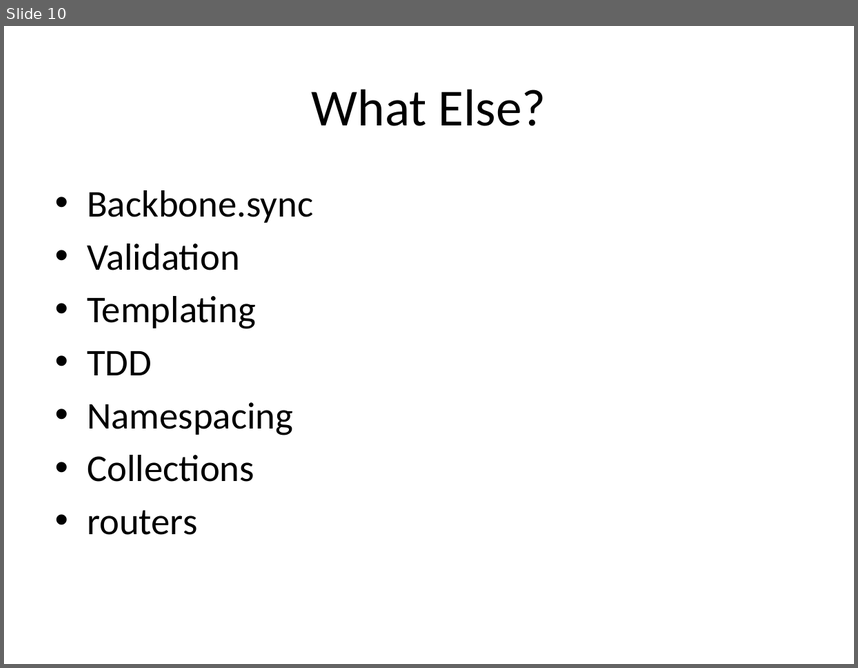
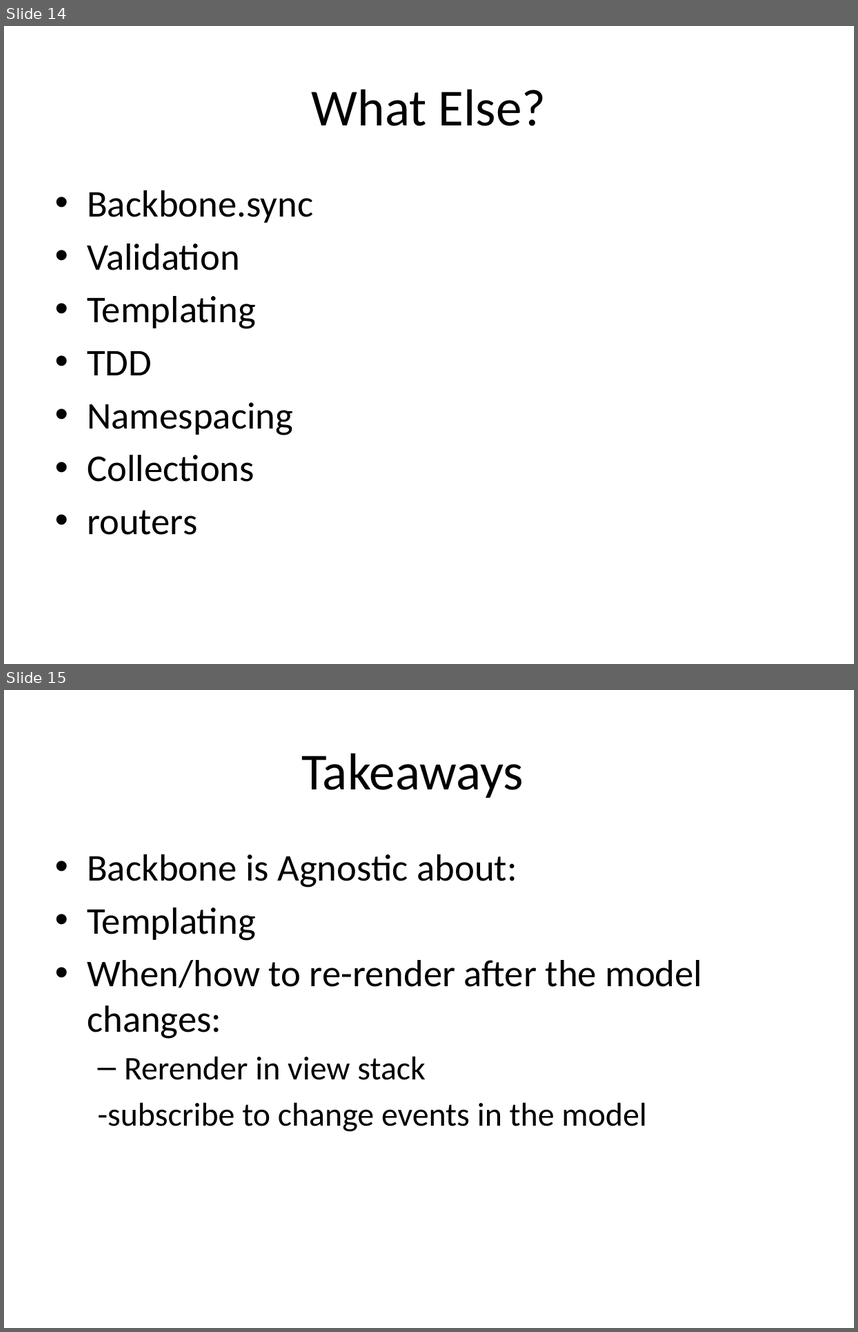
Before and after one commit to jkoynok/TechFest.BackBone, a slide deck: TechFest.Backbone/tf.backbone.pptx. Shown one above the other, each under a label of ours: slide 10 before the commit, slides 14 and 15 after it. The pictures are 858x668 and 858x1332 pixels, drawn with LibreOffice and Linux fonts; fonts in the diff are those of the drawing. Boxes give left, top, right and bottom in pixels: in the first picture for what was removed or moved away, otherwise in the second. Text is boxed around its words. In the diff, an @@ line names an element or a change of style, - is before the commit and + after.

```diff
--- a/TechFest.Backbone/tf.backbone.pptx
+++ b/TechFest.Backbone/tf.backbone.pptx
@@ slide 15 added at box(4, 690, 854, 1328), background #FFFFFF @@
@@ title added at box(301, 753, 524, 798), 44 pt, text #000000 @@
+Takeaways
@@ text added at box(87, 854, 702, 1132), 32 pt, text #000000 @@
+• Backbone is Agnostic about:
+• Templating
+• When/how to re-render after the model changes:
+  – Rerender in view stack
+  -subscribe to change events in the model
@@ what was slide 10 is now slide 14 @@
```
Also in this commit, not shown: 2 slides changed, 5 other slides added, 2 slides removed.
